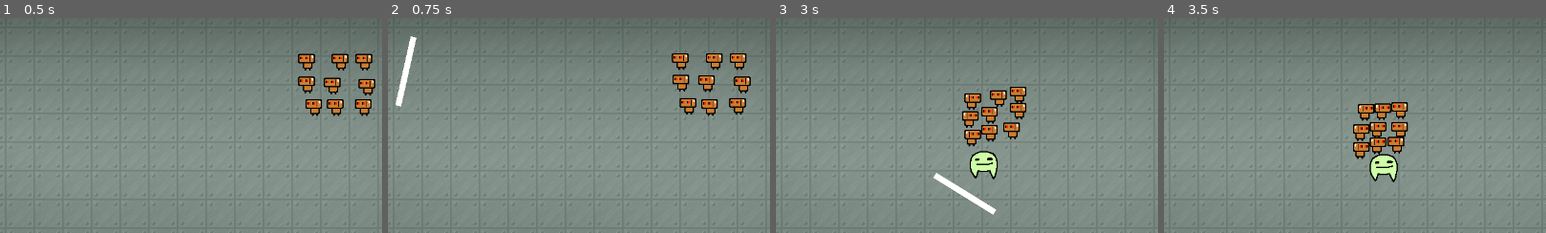
Above: before the commit, frames 1-4 (left to right).
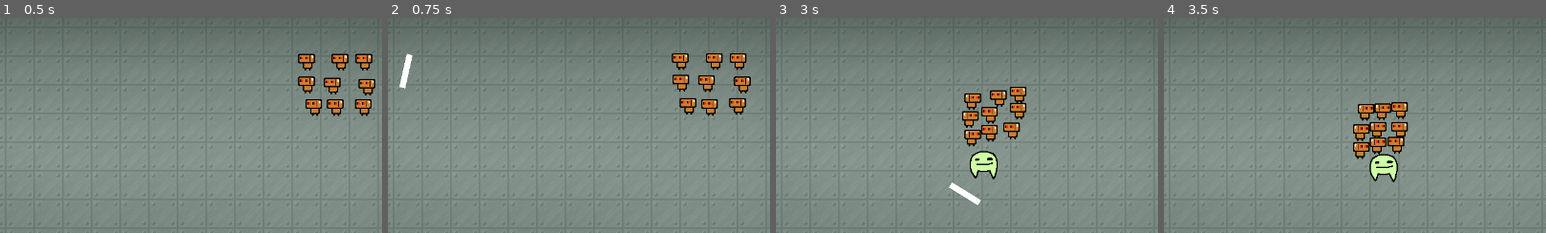
Above: after the commit, the same moments.

Repository: actually-reb/fenrir-2020
Game: Godot game, scene res://scene/Main.tscn
Two runs of this game, one before a commit and one after it. Both use one fixed random seed, a clock stepped at 60 frames per second and the inputs below.
Inputs (mouse positions are % of the whole screen's width and height, from its top left):
- Up to frame 1 (0.5 s): no input
- Up to frame 2 (0.75 s): move the mouse to (72, 45) at 0.52 s; hold D (move_right) from 0.53 s (still down); click (72, 45) at 0.67 s
- Up to frame 3 (3 s): move the mouse to (30, 55) at 1.27 s; release D (move_right) at 1.28 s; hold S (move_down) 1.28-2.03 s; move the mouse to (60, 28) at 2.02 s; hold D (move_right) 2.03-2.78 s; move the mouse to (45, 70) at 2.77 s; hold W (move_up) from 2.78 s (still down); click (45, 70) at 2.92 s
- Up to frame 4 (3.5 s): keep holding W (move_up)
The pictures show only the part of the screen within x 25-75%, y 14-64%; the shares and areas given below are measured in that part.

Frame 1 is identical in both runs. In frame 2, 0.3% of the frame differs, in the area x 2-8%, y 8-42%; in frame 3, 0.3%; in frame 4, nothing differs.

Commit message:
shrunk melee hitbox

Diff:
--- a/entity/MeleeAttack.tscn
+++ b/entity/MeleeAttack.tscn
@@ -3,16 +3,16 @@
 [ext_resource path="res://entity/MeleeAttack.gd" type="Script" id=1]
 
 [sub_resource type="RectangleShape2D" id=1]
-extents = Vector2( 11.0046, 59.4067 )
+extents = Vector2( 11.0046, 29.6635 )
 
 [node name="MeleeAttack" type="Area2D"]
 script = ExtResource( 1 )
 
 [node name="ColorRect" type="ColorRect" parent="."]
-margin_left = -5.72221
-margin_top = -58.37
-margin_right = 4.27779
-margin_bottom = 59.63
+margin_left = -6.0
+margin_top = -28.0
+margin_right = 4.0
+margin_bottom = 29.0
 __meta__ = {
 "_edit_use_anchors_": false
 }
